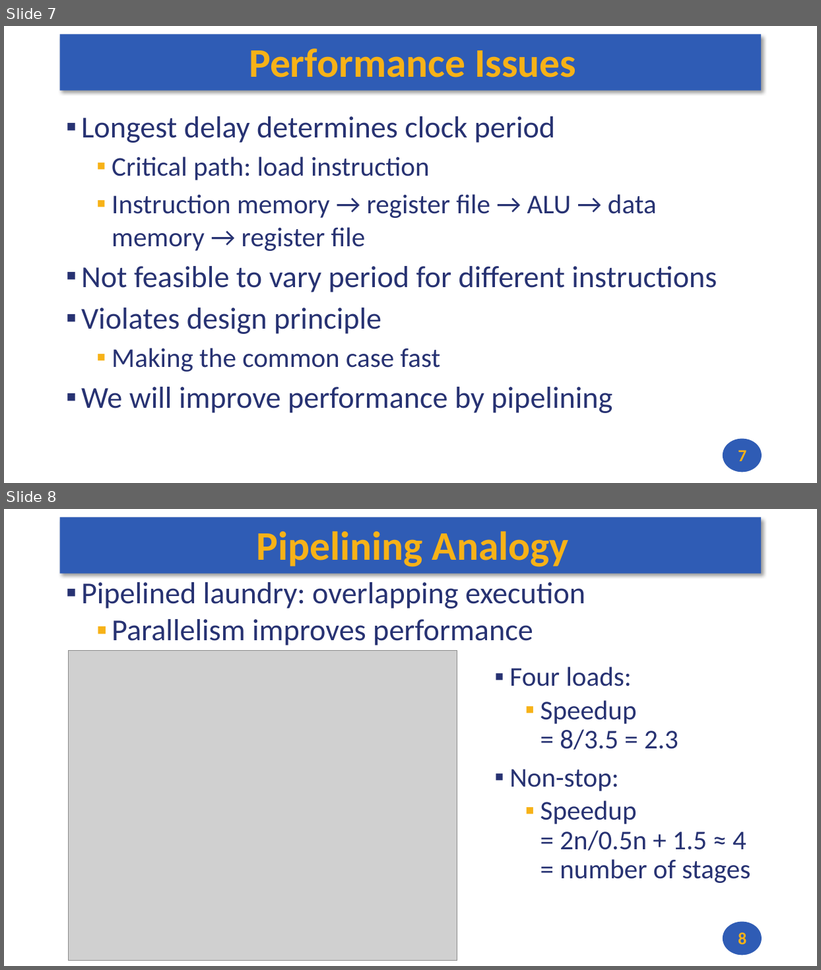
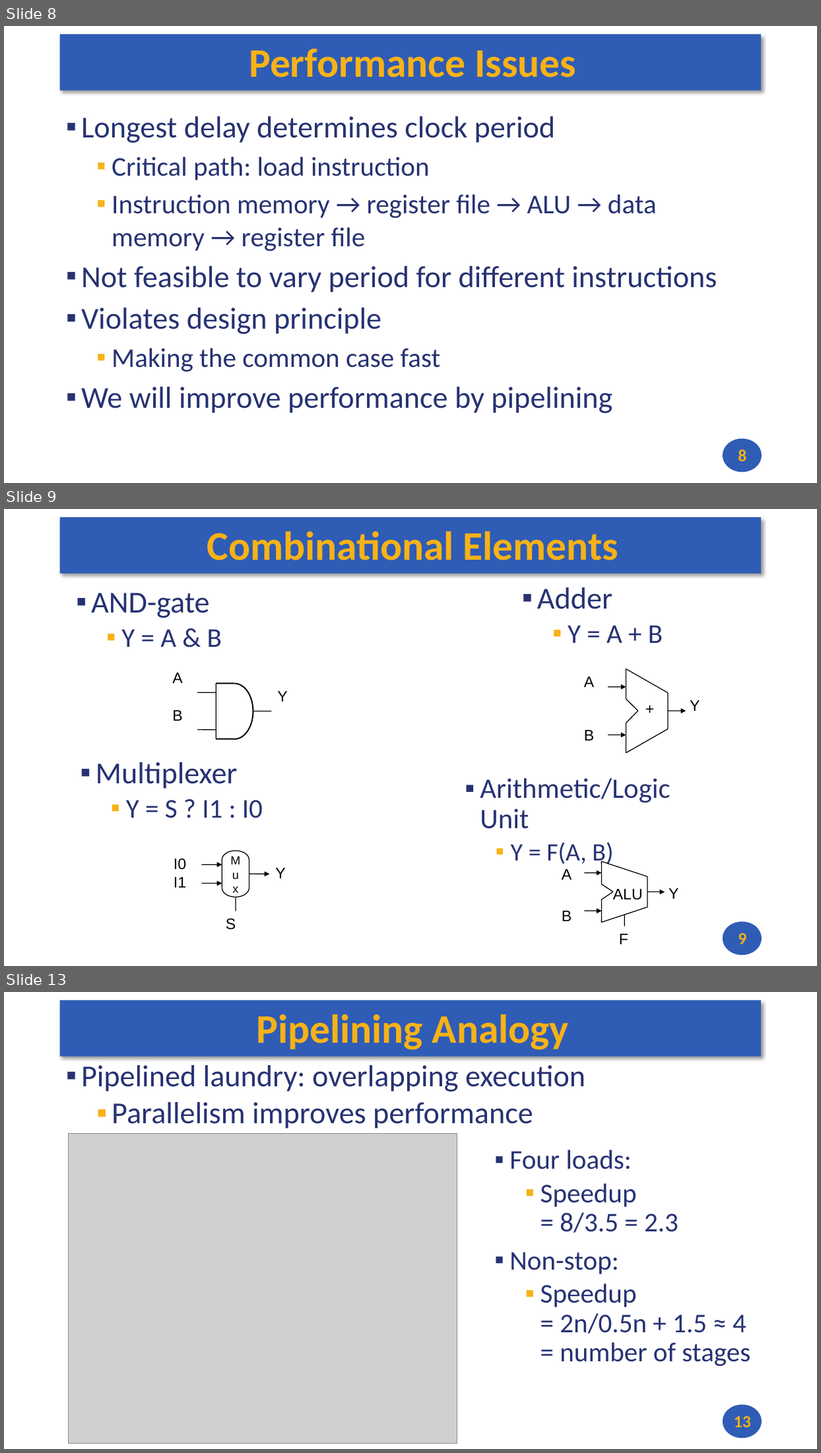
Before and after one commit to andrewt0301/hse-acos-course, a slide deck: docs/part1ca/09_Pipeline/CA_Lecture_09.pptx. Shown one above the other, each under a label of ours: slides 7 and 8 before the commit, slides 8, 9 and 13 after it; the slides between them are not shown. The pictures are 821x970 and 821x1453 pixels, drawn with LibreOffice and Linux fonts; fonts in the diff are those of the drawing; grey boxes stand for pictures. Boxes give left, top, right and bottom in pixels: in the first picture for what was removed or moved away, otherwise in the second. Text is boxed around its words. In the diff, an @@ line names an element or a change of style, - is before the commit and + after.

Commit message:
Working on Lecture 9

```diff
--- a/docs/part1ca/09_Pipeline/CA_Lecture_09.pptx
+++ b/docs/part1ca/09_Pipeline/CA_Lecture_09.pptx
@@ slide 9 added at bbox=[4, 509, 817, 966], background #FFFFFF; not listed: 2 template elements that a slide beside it also shows @@
@@ title added at bbox=[207, 531, 618, 560], 48 pt, text #F7B217, bold @@
+Combinational Elements
@@ text added at bbox=[537, 588, 663, 643], 36 pt, text #273272 @@
+▪ Adder
+  ▪ Y = A + B
@@ text added at bbox=[91, 593, 222, 647], 36 pt, text #273272 @@
+▪ AND-gate
+  ▪ Y = A & B
@@ group added at bbox=[172, 673, 287, 739]: 6 lines, 3 texts, 1 freeform shape @@
+A
+B
+Y
@@ group added at bbox=[584, 669, 700, 753]: 7 lines, 4 texts, 3 arrows @@
+A
+B
+Y
++
@@ text added at bbox=[96, 762, 263, 819], 36 pt, text #273272 @@
+▪ Multiplexer
+  ▪ Y = S ? I1 : I0
@@ text added at bbox=[480, 778, 670, 867], 33.3 pt, text #273272 @@
+▪ Arithmetic/Logic Unit
+  ▪ Y = F(A, B)
@@ group added at bbox=[174, 851, 285, 930]: 5 texts, 4 freeform shapes, 3 arrows, 3 lines @@
+I0
+I1
+Y
+M
+u
+x
+S
@@ group added at bbox=[562, 861, 679, 945]: 8 lines, 5 texts, 3 arrows @@
+A
+B
+Y
+ALU
+F
@@ page number added at bbox=[738, 933, 746, 945], 20 pt, text #F7B217, bold @@
+9
@@ what was slide 7 is now slide 8 @@
@@ page number at bbox=[738, 450, 746, 462]: text changed @@
-7
+8
@@ what was slide 8 is now slide 13 @@
@@ page number at bbox=[734, 1416, 751, 1428]: text changed @@
-8
+13
```
Also in this commit, not shown: 4 other slides added, 1 other file.
